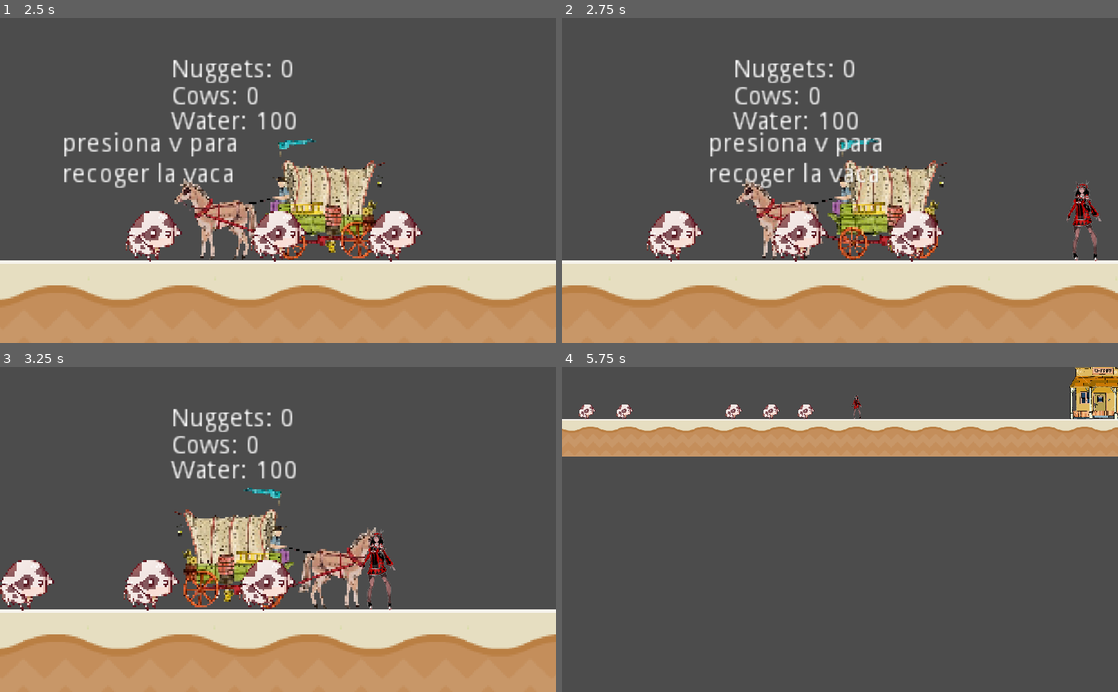
Above: before the commit, frames 1-4 (two rows, left to right).
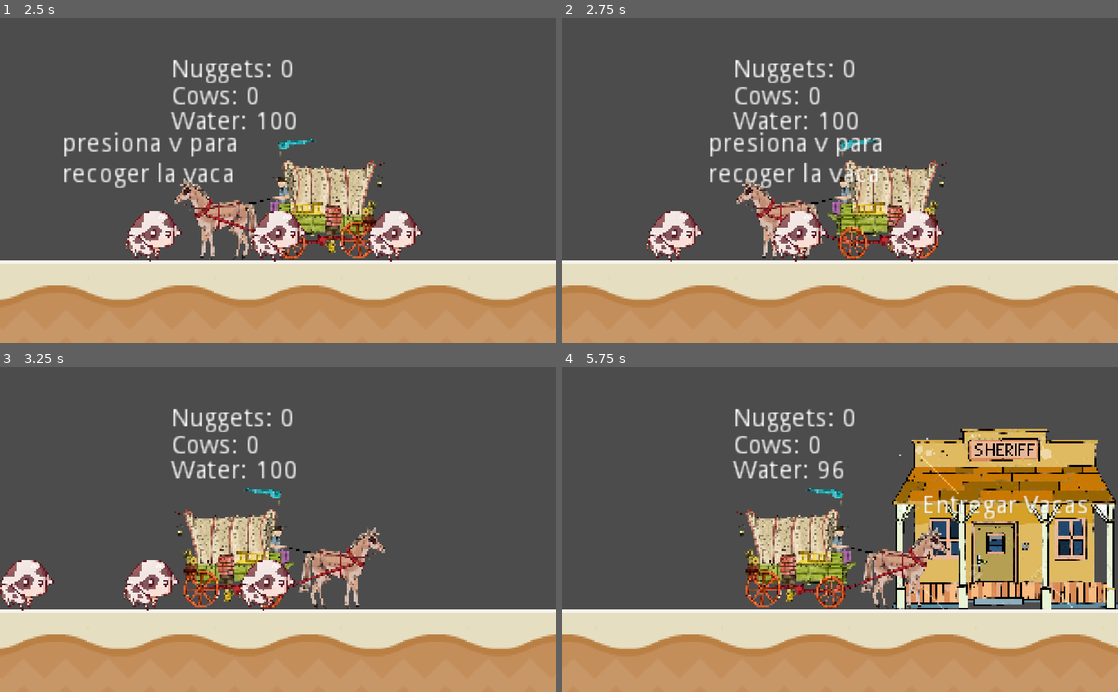
Above: after the commit, the same moments.

Repository: Asdaois/west-cow-builder
Game: Godot game, scene res://Main.tscn
Two runs of this game, one before a commit and one after it. Both use one fixed random seed, a clock stepped at 60 frames per second and the inputs below.
Inputs:
- Up to frame 1 (2.5 s): hold Right (ui_right) 0.53-2.03 s; tap V at 1.25, 2 s; hold Left (ui_left) from 2.03 s (still down)
- Up to frame 2 (2.75 s): keep holding Left (ui_left)
- Up to frame 3 (3.25 s): tap V at 2.75 s; release Left (ui_left) at 2.78 s; hold Right (ui_right) from 2.78 s (still down)
- Up to frame 4 (5.75 s): release Right (ui_right) at 4.28 s; hold Left (ui_left) 4.28-5.03 s; hold Right (ui_right) from 5.03 s (still down)

Frame 1 is identical in both runs. In frame 2, 0.5% of the frame differs, in the area x 90-97%, y 50-75%; in frame 3, 0.5%; in frame 4, 61%, in the area x 0-100%, y 0-100%.
Error before the commit: Invalid get index 'position' (on base: 'previously freed instance'). (res://enemy/Enemy.gd:52)

Commit message:
Refactor singleton PlayerStats to customresources

Diff:
--- a/game/Main.tscn
+++ b/game/Main.tscn
@@ -1,10 +1,9 @@
-[gd_scene load_steps=6 format=2]
+[gd_scene load_steps=5 format=2]
 
 [ext_resource path="res://player/Player.tscn" type="PackedScene" id=1]
 [ext_resource path="res://test/test-floor-generator/FloorGenerator.tscn" type="PackedScene" id=2]
 [ext_resource path="res://cow/Cow.tscn" type="PackedScene" id=3]
 [ext_resource path="res://base/Base.tscn" type="PackedScene" id=4]
-[ext_resource path="res://enemy/Enemy.tscn" type="PackedScene" id=5]
 
 [node name="Main" type="Node2D"]
 
@@ -37,6 +36,3 @@
 
 [node name="Cow5" parent="." instance=ExtResource( 3 )]
 position = Vector2( 385, 71 )
-
-[node name="Enemy" parent="." instance=ExtResource( 5 )]
-position = Vector2( 574.469, 50.017 )
--- a/game/base/Base.gd
+++ b/game/base/Base.gd
@@ -7,7 +7,7 @@
 
 # exports variables
 export var NUGGETS_EARNED = 3
-
+export(Resource) var cows
 # public - private variables
 var _delivery = false
 var stats = PlayerStats
@@ -23,8 +23,8 @@
 func _input(event):
 	if(_delivery):
 		if(Input.get_action_strength("ui_down")):
-			stats.nuggets += NUGGETS_EARNED * stats.cows
-			stats.cows = 0
+			stats.nuggets += NUGGETS_EARNED * cows.quantity
+			cows.quantity = 0
 
 func _ready() -> void:
 	pass
@@ -37,7 +37,7 @@
 
 func _on_DetectionArea_area_entered(area):
 	if area.name == "PlayerArea":
-		if(stats.cows > 0):
+		if(cows.quantity > 0):
 			label.text = "Entregar Vacas"
 			_delivery = true
 		else:
--- a/game/base/Base.tscn
+++ b/game/base/Base.tscn
@@ -1,7 +1,8 @@
-[gd_scene load_steps=5 format=2]
+[gd_scene load_steps=6 format=2]
 
 [ext_resource path="res://base/sprites/base.png" type="Texture" id=1]
 [ext_resource path="res://base/Base.gd" type="Script" id=2]
+[ext_resource path="res://data/Cow.tres" type="Resource" id=3]
 
 [sub_resource type="RectangleShape2D" id=1]
 extents = Vector2( 61, 7 )
@@ -13,6 +14,7 @@
 collision_layer = 0
 collision_mask = 8
 script = ExtResource( 2 )
+cows = ExtResource( 3 )
 
 [node name="Sprite" type="Sprite" parent="."]
 texture = ExtResource( 1 )
--- a/game/cow/Cow.gd
+++ b/game/cow/Cow.gd
@@ -7,10 +7,9 @@
 
 # exports variables
 export var GRAVITY = 400
-
+export(Resource) var cow
 # public - private variables
 var _pickable = false
-var stats = PlayerStats
 var velocity := Vector2.ZERO
 
 # on ready variables
@@ -24,8 +23,7 @@
 func _input(_event) -> void:
 	if(_pickable):
 		if Input.is_key_pressed(16777234):
-			stats.cows += 1
-			print(stats.cows)
+			(cow as ItemResource).quantity += 1
 			queue_free()
 
 func _physics_process(delta):
--- a/game/cow/Cow.tscn
+++ b/game/cow/Cow.tscn
@@ -1,7 +1,8 @@
-[gd_scene load_steps=5 format=2]
+[gd_scene load_steps=6 format=2]
 
 [ext_resource path="res://cow/sprites/vaca.png" type="Texture" id=1]
 [ext_resource path="res://cow/Cow.gd" type="Script" id=2]
+[ext_resource path="res://data/Cow.tres" type="Resource" id=3]
 
 [sub_resource type="CapsuleShape2D" id=1]
 height = 10.0
@@ -16,6 +17,7 @@
 __meta__ = {
 "_edit_group_": true
 }
+cow = ExtResource( 3 )
 
 [node name="Sprite" type="Sprite" parent="."]
 texture = ExtResource( 1 )
--- /dev/null
+++ b/game/custom_resources/Item.gd
@@ -0,0 +1,26 @@
+class_name ItemResource
+extends Resource
+
+# custom signals
+signal quantity_emptied
+signal quantity_changed(value)
+signal max_quantity_changed(value)
+# enums - constant
+
+# exports variables
+export(int) var quantity := 0 setget set_quantity
+export(int) var max_quantity := 0 setget set_max_quantity
+
+# public - private functions
+func set_max_quantity(value):
+	max_quantity = value
+	self.quantity = min(quantity, max_quantity)
+	emit_signal('max_quantity_changed', max_quantity)
+
+func set_quantity(value):
+	quantity = value
+	emit_signal('quantity_changed', quantity)
+	if(quantity <= 0):
+		emit_signal('quantity_emptied')
+
+# signals handlers
--- /dev/null
+++ b/game/data/Cow.tres
@@ -0,0 +1,8 @@
+[gd_resource type="Resource" load_steps=2 format=2]
+
+[ext_resource path="res://custom_resources/Item.gd" type="Script" id=1]
+
+[resource]
+script = ExtResource( 1 )
+quantity = 3
+max_quantity = 4
--- /dev/null
+++ b/game/data/Nugget.tres
@@ -0,0 +1,8 @@
+[gd_resource type="Resource" load_steps=2 format=2]
+
+[ext_resource path="res://custom_resources/Item.gd" type="Script" id=1]
+
+[resource]
+script = ExtResource( 1 )
+quantity = 0
+max_quantity = 0
--- /dev/null
+++ b/game/data/Water.tres
@@ -0,0 +1,8 @@
+[gd_resource type="Resource" load_steps=2 format=2]
+
+[ext_resource path="res://custom_resources/Item.gd" type="Script" id=1]
+
+[resource]
+script = ExtResource( 1 )
+quantity = 0
+max_quantity = 0
--- a/game/player/Player.gd
+++ b/game/player/Player.gd
@@ -12,6 +12,7 @@
 export var GRAVITY = 400
 export var WATER_CONSUMPTION_TIME = 3
 export var WATER_CONSUMPTION_QUANTITY = 4
+export(Resource) var cows
 # public - private variables
 var velocity := Vector2.ZERO
 var stats = PlayerStats
@@ -27,7 +28,7 @@
 # built-in functions
 func _ready() -> void:
 	stats.connect("nuggets_changed", self, "_get_nugget")
-	stats.connect("cows_changed", self, "_get_cow")
+	(cows as ItemResource).connect("quantity_changed", self, "_get_cow")
 	stats.connect("water_changed", self, "_get_water")
 	stats.connect('no_nuggets', self, "_game_over")
 
--- a/game/player/Player.tscn
+++ b/game/player/Player.tscn
@@ -1,7 +1,8 @@
-[gd_scene load_steps=7 format=2]
+[gd_scene load_steps=8 format=2]
 
 [ext_resource path="res://player/Player.gd" type="Script" id=1]
 [ext_resource path="res://player/Sprites/Player.png" type="Texture" id=2]
+[ext_resource path="res://data/Cow.tres" type="Resource" id=3]
 
 [sub_resource type="RectangleShape2D" id=1]
 extents = Vector2( 45, 10 )
@@ -72,6 +73,7 @@
 ]]
 collision_mask = 14
 script = ExtResource( 1 )
+cows = ExtResource( 3 )
 
 [node name="Sprite" type="Sprite" parent="."]
 texture = ExtResource( 2 )
--- a/game/project.godot
+++ b/game/project.godot
@@ -9,6 +9,11 @@
 config_version=4
 
 _global_script_classes=[ {
+"base": "Resource",
+"class": "ItemResource",
+"language": "GDScript",
+"path": "res://custom_resources/Item.gd"
+}, {
 "base": "KinematicBody2D",
 "class": "Player",
 "language": "GDScript",
@@ -20,6 +25,7 @@
 "path": "res://player/PlayerStats.gd"
 } ]
 _global_script_class_icons={
+"ItemResource": "",
 "Player": "",
 "Stats": ""
 }
--- a/game/test/test-enemy-chase-player/Test.tscn
+++ b/game/test/test-enemy-chase-player/Test.tscn
@@ -1,9 +1,10 @@
-[gd_scene load_steps=5 format=2]
+[gd_scene load_steps=6 format=2]
 
 [ext_resource path="res://test/test-floor-generator/FloorGenerator.tscn" type="PackedScene" id=1]
 [ext_resource path="res://enemy/Enemy.tscn" type="PackedScene" id=2]
 [ext_resource path="res://player/Player.tscn" type="PackedScene" id=3]
 [ext_resource path="res://test/test-enemy-chase-player/Test.gd" type="Script" id=4]
+[ext_resource path="res://data/Cow.tres" type="Resource" id=5]
 
 [node name="Test" type="Node2D"]
 script = ExtResource( 4 )
@@ -20,6 +21,7 @@
 
 [node name="Player" parent="." instance=ExtResource( 3 )]
 position = Vector2( 721.492, 472.593 )
+cows = ExtResource( 5 )
 
 [node name="Camera2D" type="Camera2D" parent="Player"]
 current = true
